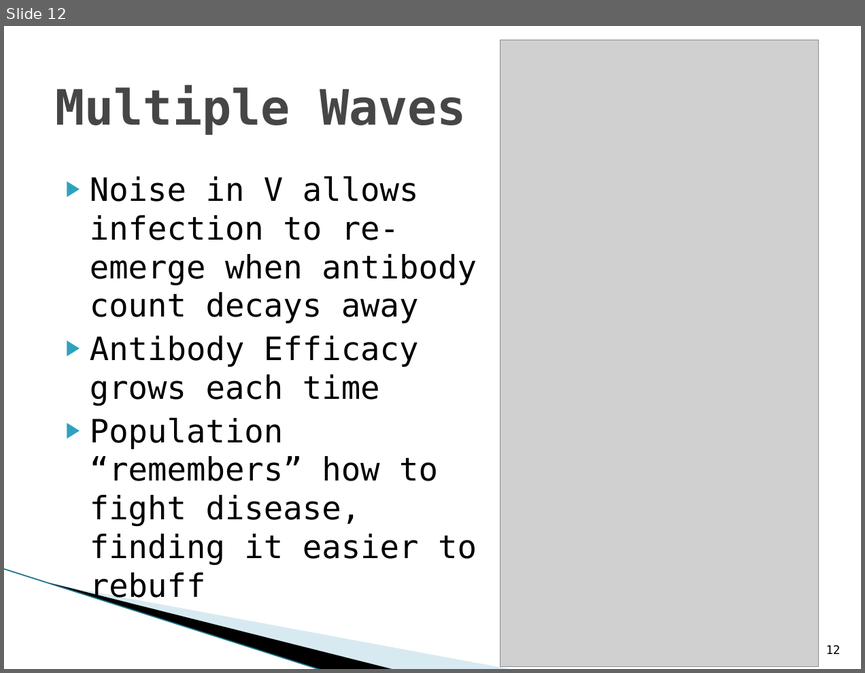
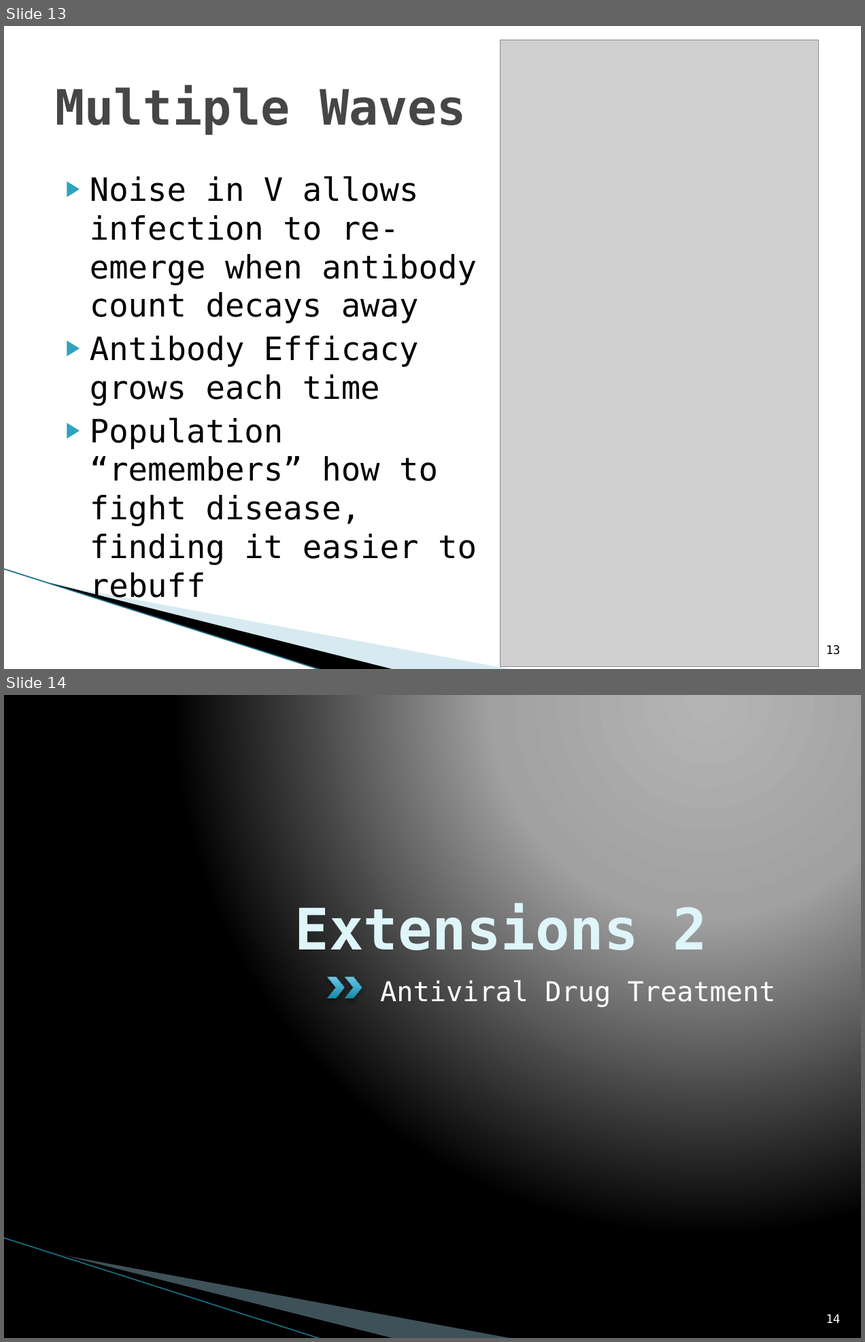
Before and after one commit to jleem10/GroupD_Phase2, a slide deck: Presentation.pptx. Shown one above the other, each under a label of ours: slide 12 before the commit, slides 13 and 14 after it. The pictures are 865x673 and 865x1342 pixels, drawn with LibreOffice and Linux fonts; fonts in the diff are those of the drawing; grey boxes stand for pictures; background and template pictures are left out. Boxes give left, top, right and bottom in pixels: in the first picture for what was removed or moved away, otherwise in the second. Text is boxed around its words. In the diff, an @@ line names an element or a change of style, - is before the commit and + after.

```diff
--- a/Presentation.pptx
+++ b/Presentation.pptx
@@ slide 14 added at [4, 695, 861, 1338], background gradient #B4B4B4 to #A2A2A2 to #000000; not listed: 3 template elements that a slide beside it also shows @@
@@ title added at [294, 903, 708, 962], 48 pt, text #DEF5FA, bold @@
+Extensions 2
@@ chevron added at [327, 977, 344, 998], fill gradient #158BA8 to #51B8D9 to #80C3DD, outline #21788D 0.25 pt @@
@@ chevron added at [345, 977, 362, 998], fill gradient #158BA8 to #51B8D9 to #80C3DD, outline #21788D 0.25 pt @@
@@ text added at [380, 980, 776, 1007], 23 pt, text #FFFFFF @@
+Antiviral Drug Treatment
@@ page number added at [826, 1314, 840, 1323], 10 pt, text #FFFFFF @@
+14
@@ what was slide 12 is now slide 13 @@
@@ page number at [826, 645, 840, 654]: text changed @@
-12
+13
```
Also in this commit, not shown: 5 other slides added, 1 slide removed.
